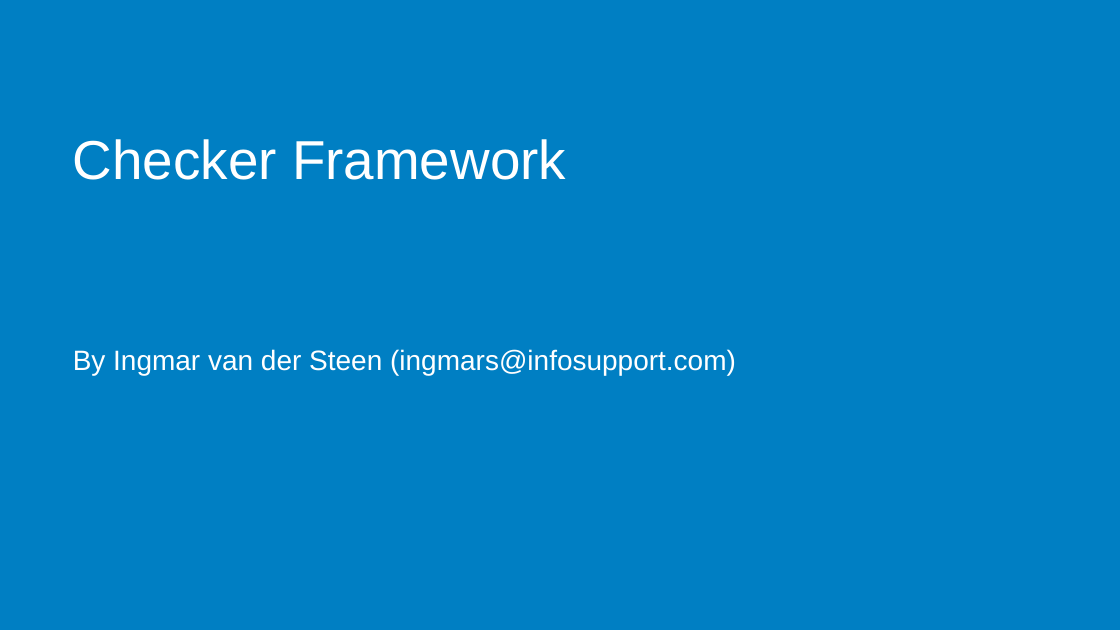
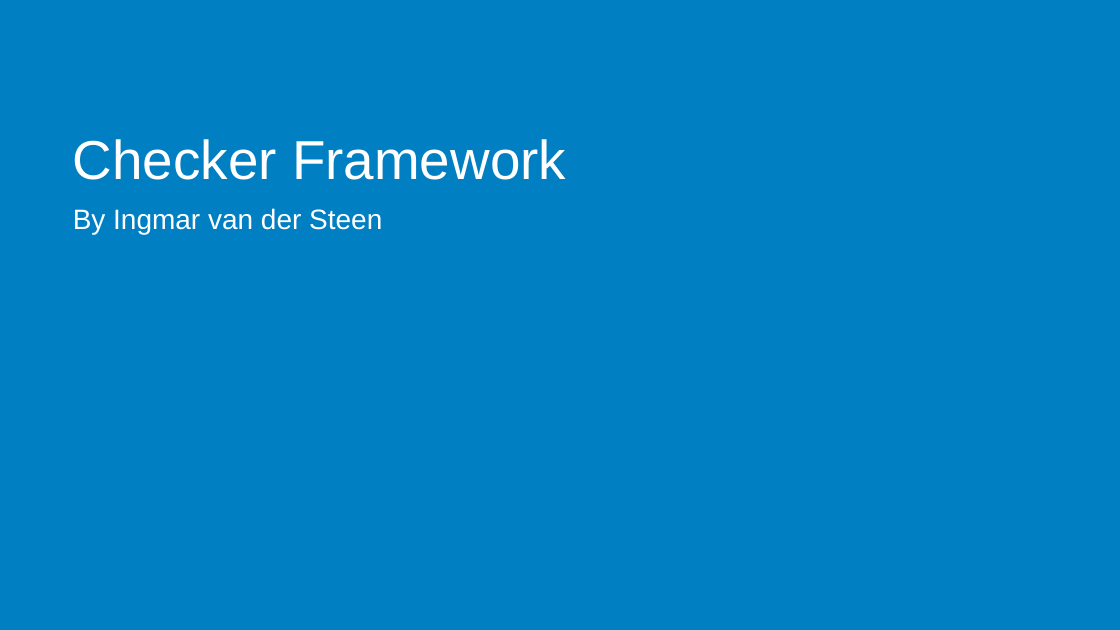
Before and after one commit to ingmars1709/checker, a slide deck: slide 1 of Checker Framework.pptx. Drawn at 1120x630 pixels with LibreOffice and Linux fonts; fonts in the diff are those of the drawing; background and template pictures are left out. Boxes give left, top, right and bottom in pixels: in the first picture for what was removed or moved away, otherwise in the second. Text is boxed around its words. In the diff, an @@ line names an element or a change of style, - is before the commit and + after.

Commit message:
slides

```diff
--- a/Checker Framework.pptx
+++ b/Checker Framework.pptx
@@ subtitle at (x1=73, y1=208, x2=382, y2=234): text changed @@
-By Ingmar van der Steen (ingmars@infosupport.com)
+By Ingmar van der Steen
```
Also in this commit, not shown: 3 other slides changed, 10 slides added, 1 other file.
